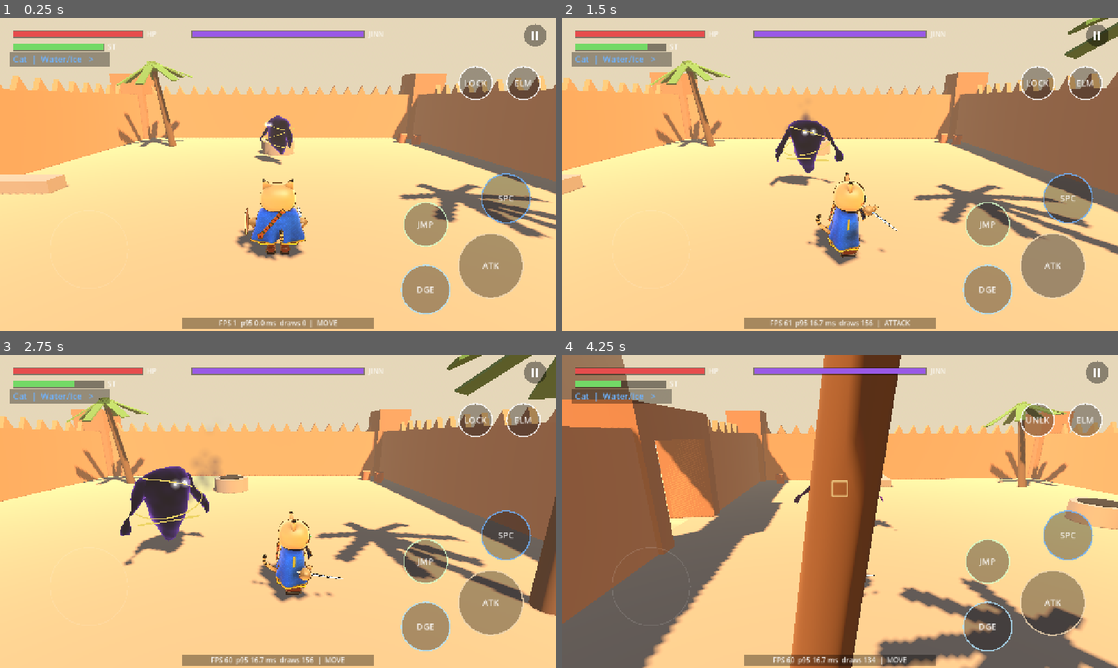
Above: before the commit, frames 1-4 (two rows, left to right).
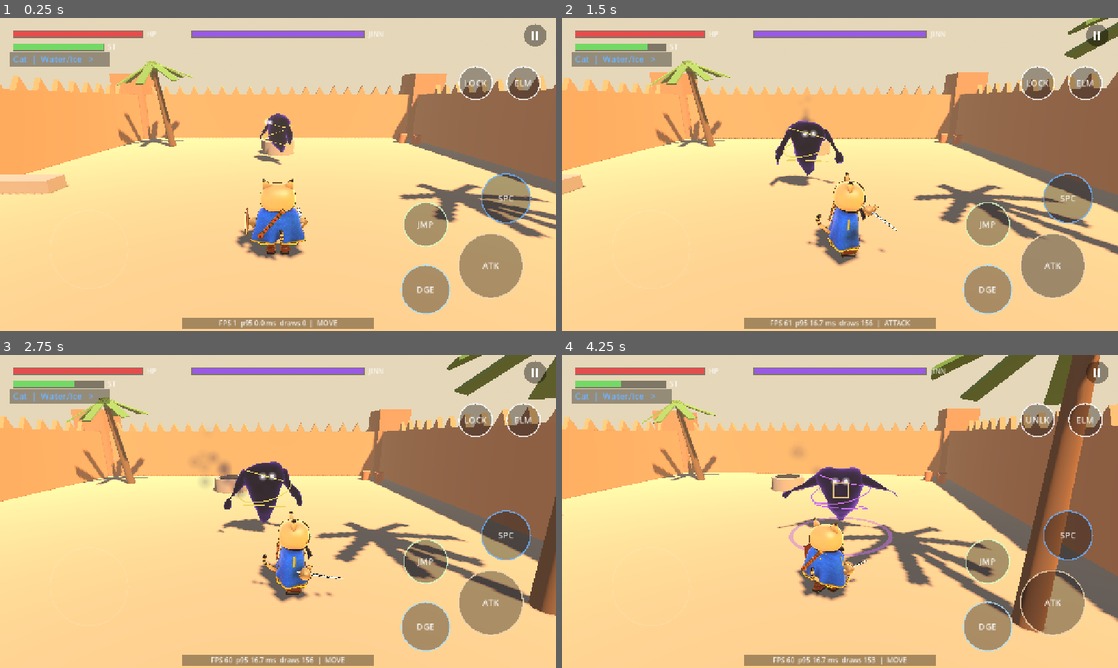
Above: after the commit, the same moments.

Repository: hafid753-rgb/desertgame
Game: Godot game, scene res://game/main.tscn
Two runs of this game, one before a commit and one after it. Both use one fixed random seed, a clock stepped at 60 frames per second and the inputs below.
Inputs (mouse positions are in pixels of both pictures, inside the frame that each line leads up to):
- Up to frame 1 (0.25 s): no input
- Up to frame 2 (1.5 s): tap Enter at 0.5 s; move the mouse to (962, 158) at 0.52 s; hold D (move_right) 0.53-1.25 s; tap F (act) at 0.6 s; click (962, 158) at 0.67 s; tap Space (jump) at 0.77 s; tap 1 (species) at 0.8 s; drag from (728, 190) to (812, 237) at 1.27 s
- Up to frame 3 (2.75 s): move the mouse to (333, 442) at 2.02 s; hold D (move_right) from 2.03 s (still down); tap F (act) at 2.1 s; tap 1 (species) at 2.3 s
- Up to frame 4 (4.25 s): release D (move_right) at 2.75 s; drag from (812, 574) to (673, 464) at 2.77 s; move the mouse to (1006, 558) at 3.52 s; hold A (move_left) from 3.53 s (still down); tap Q (cycle_target) at 3.6 s; tap Space (jump) at 3.77 s; tap 1 (species) at 3.8 s

The runs differ from the first frame. In frame 1, 0.3% of the frame differs, in the area x 45-53%, y 30-47%; in frame 2, 0.5%; in frame 3, 4.3%; in frame 4, 65%, in the area x 0-100%, y 0-100%.

Commit message:
v1.4.1: clean white bazin, matte cotton hawli/turbans
Co-Authored-By: Claude Opus 5.5 <noreply@anthropic.com>
Claude-Session: https://claude.ai/code/session_01FJKj7YND72GBSTHM8TTJ61

Diff:
--- a/game/actors/player/creature_model.gd
+++ b/game/actors/player/creature_model.gd
@@ -63,6 +63,7 @@
 var _fabric_mat: ShaderMaterial
 var _gloss_mat: ShaderMaterial
 var _leather_mat: ShaderMaterial
+var _outline_color_cached := Color(0.2, 0.12, 0.08)
 var _sword_mat: ShaderMaterial
 var enchanted: bool = false
 var _glow_mat: StandardMaterial3D
@@ -75,6 +76,7 @@
 func build(data: Dictionary) -> void:
 	_species_key = str(data["name"]).to_lower()
 	var oc := _outline_color(data)
+	_outline_color_cached = oc
 	_mat = CharacterArt.toon_material(oc, 0.007, "skin")
 	_fabric_mat = CharacterArt.toon_material(oc, 0.007, "fabric")
 	_gloss_mat = CharacterArt.toon_material(oc, 0.0, "gloss")
@@ -410,9 +412,16 @@
 
 ## Cloth reads matte with a velvet sheen, eyes glossy, boots leathery.
 func _apply_materials() -> void:
-	for n in [body, hawli, turban]:
+	if body is MeshInstance3D:
+		(body as MeshInstance3D).material_override = _fabric_mat
+	# Hawli/turban: matte cotton (no damask, no sheen streaks).
+	var cotton := CharacterArt.toon_material(_outline_color_cached, 0.007, "fabric")
+	cotton.set_shader_parameter("damask_strength", 0.0)
+	cotton.set_shader_parameter("sheen_strength", 0.03)
+	cotton.set_shader_parameter("rim_strength", 0.06)
+	for n in [hawli, turban]:
 		if n is MeshInstance3D:
-			(n as MeshInstance3D).material_override = _fabric_mat
+			(n as MeshInstance3D).material_override = cotton
 	for n in [foot_r, foot_l, scabbard]:
 		if n is MeshInstance3D:
 			(n as MeshInstance3D).material_override = _leather_mat
Not shown, changed: export_presets.cfg
Not shown, changed: game/shaders/toon_common.gdshaderinc
